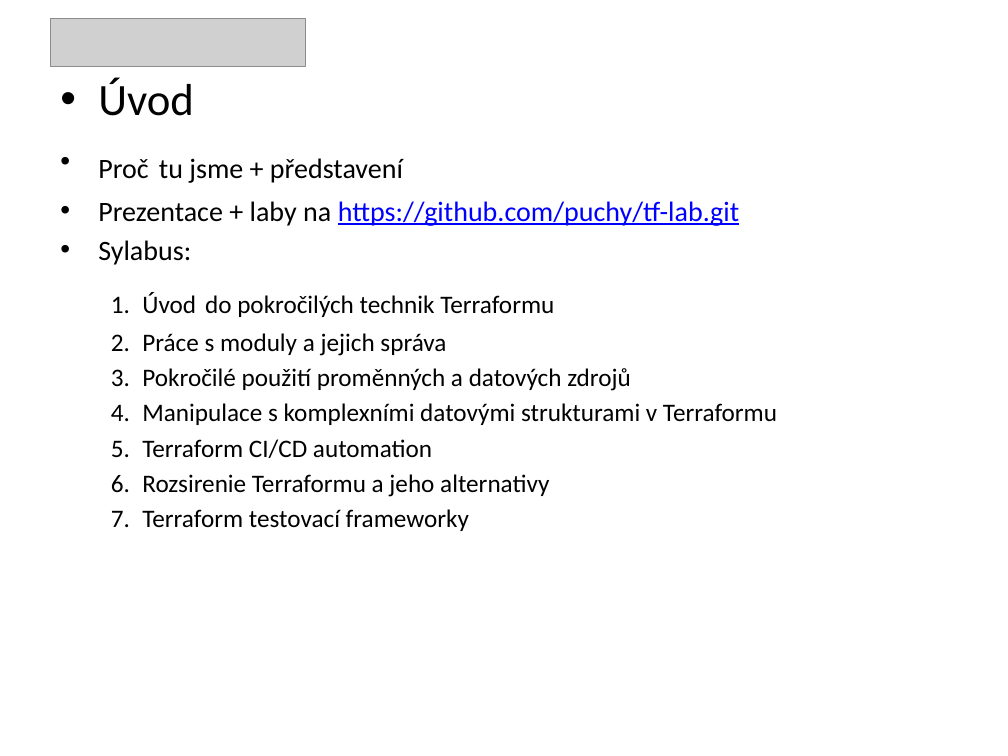
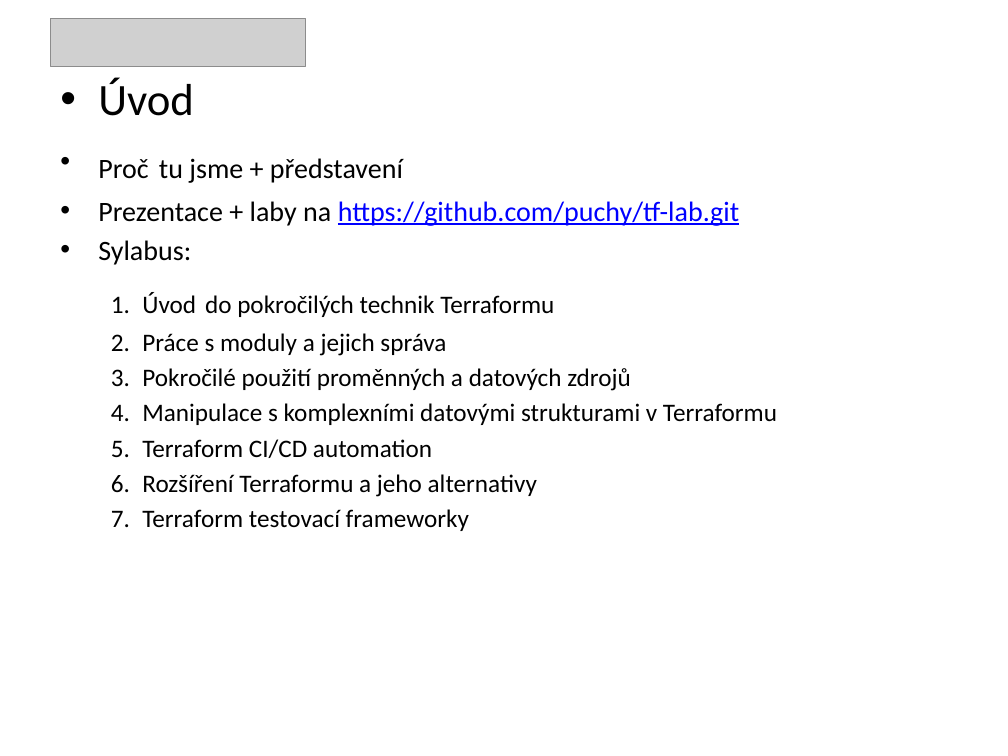
Before and after one commit to puchy/tf-lab, a slide deck: slide 5 of 0-tf.pptx. Drawn at 1008x756 pixels with LibreOffice and Linux fonts; fonts in the diff are those of the drawing; grey boxes stand for pictures. Boxes give left, top, right and bottom in pixels: in the first picture for what was removed or moved away, otherwise in the second. Text is boxed around its words. In the diff, an @@ line names an element or a change of style, - is before the commit and + after.

```diff
--- a/0-tf.pptx
+++ b/0-tf.pptx
@@ text at bbox=[142, 474, 537, 497]: text changed @@
-  6. Rozsirenie Terraformu a jeho alternativy
+  6. Rozšíření Terraformu a jeho alternativy
```
Also in this commit, not shown: 1 other slide changed, 5 other files.
